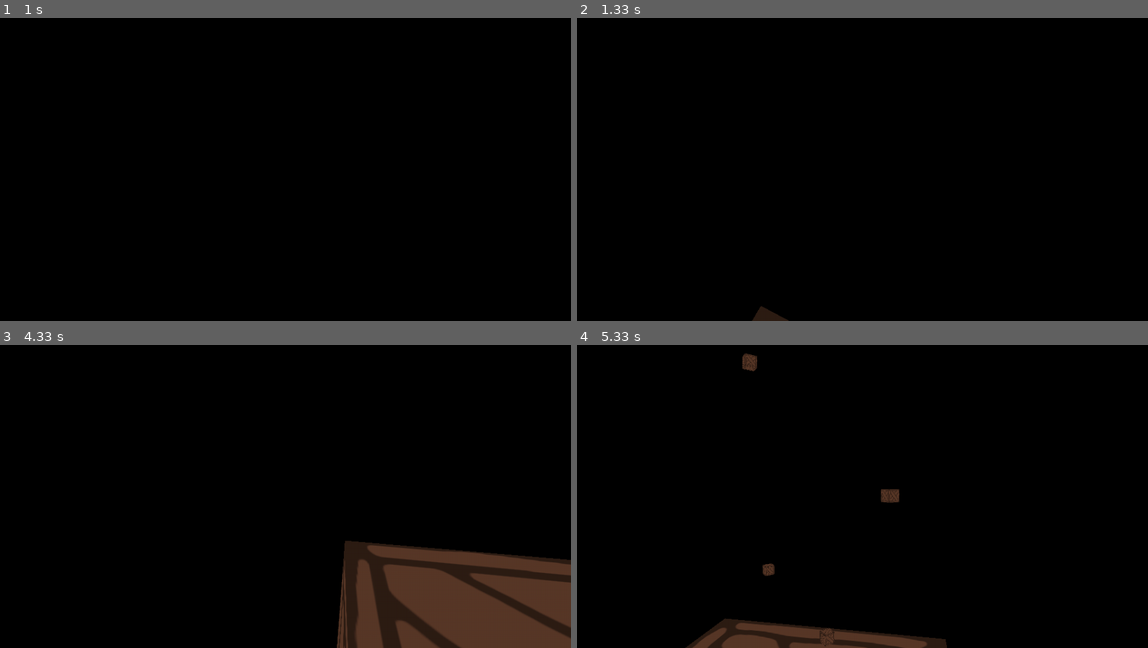
Above: before the commit, frames 1-4 (two rows, left to right).
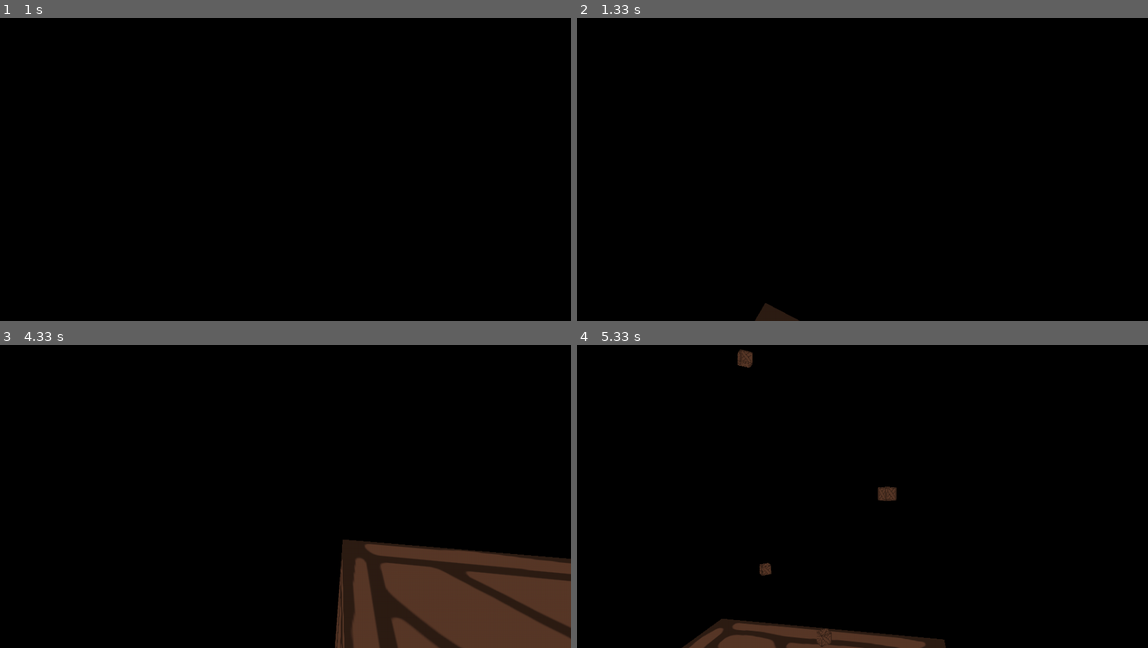
Above: after the commit, the same moments.

Repository: Werxzy/boxlet
Game: pygame game, started from examples/opengl_example/main.py
The game is run twice, just before and just after one commit, with the same random seed, the same clock (stepped at 60 frames per second) and the same inputs.
Inputs (mouse positions are in pixels of both pictures, inside the frame that each line leads up to):
- Up to frame 1 (1 s): tap T at 0.33 s; hold D from 0.67 s (still down); move the mouse to (468, 151) at 0.7 s
- Up to frame 2 (1.33 s): release D at 1.13 s; click (919, 230) at 1.22 s
- Up to frame 3 (4.33 s): hold W 1.5-1.8 s; move the mouse to (108, 438) at 1.53 s; tap E at 1.65 s; hold D 1.83-2.3 s; move the mouse to (371, 375) at 1.87 s; click (502, 608) at 4.12 s
- Up to frame 4 (5.33 s): hold W 4.4-5.03 s; click (771, 381) at 4.48 s; hold S from 5.07 s (still down); click (1062, 572) at 5.15 s

Frame 1 is identical in both runs. In frame 2, 0.1% of the frame differs, in the area x 30-39%, y 94-100%; in frame 3, 1.2%, in the area x 58-100%, y 64-100%; in frame 4, 0.7%.

Commit message:
Renamed screen_size to display_size in manager. Added vsync and frame rate options to the manager Added vsync to the opengl example.

Diff:
--- a/boxlet/manager.py
+++ b/boxlet/manager.py
@@ -11,27 +11,31 @@
 
 		# settings TODO : windowed vs fullscreen
 
-		self.screen_size = np.array([int(i) for i in environ.get('BOXLET_RESOLUTION', '960,540').split(',')])
+		self.display_size = np.array([int(i) for i in environ.get('BOXLET_RESOLUTION', '960,540').split(',')])
 
 		self.render_mode = environ.get('BOXLET_RENDER_MODE', 'sdl2')
 		if self.render_mode == 'sdl2':
+			self.vsync = 0
 			self.screen_pos = np.zeros(2)
-			self.display = pygame.display.set_mode(self.screen_size, flags = pygame.DOUBLEBUF)
+			self.display = pygame.display.set_mode(self.display_size, flags = pygame.DOUBLEBUF)
 
 			self.fill_color = environ.get('BOXLET_FILL_COLOR', 'black')
 			if self.fill_color.count(',') > 0: # instead create a list
 				self.fill_color = [int(c) for c in self.fill_color.split(',')]
 
 			self.pixel_scale = int(environ.get('BOXLET_PIXEL_SCALE', '1'))
+			self.screen_size = np.round(self.display_size / self.pixel_scale)
 			if self.pixel_scale > 1:
-				self.pixel_display = pygame.surface.Surface(round(self.screen_size / self.pixel_scale))
+				self.screen = pygame.surface.Surface(self.screen_size)
 
 		elif self.render_mode == 'opengl':
+			self.vsync = int(environ.get('BOXLET_OPENGL_VSYNC', '1'))
+
 			if environ.get('BOXLET_SKIP_GL_CONTEXT_SETUP', '0') == '0':
 				pygame.display.gl_set_attribute(pygame.GL_CONTEXT_MAJOR_VERSION, int(environ.get('BOXLET_GL_CONTEXT_MAJOR_VERSION', '3')))
 				pygame.display.gl_set_attribute(pygame.GL_CONTEXT_MINOR_VERSION, int(environ.get('BOXLET_GL_CONTEXT_MINOR_VERSION', '3')))
 				pygame.display.gl_set_attribute(pygame.GL_CONTEXT_PROFILE_MASK, pygame.GL_CONTEXT_PROFILE_CORE)
-			self.display = pygame.display.set_mode(self.screen_size, flags = pygame.OPENGL | pygame.DOUBLEBUF)
+			self.display = pygame.display.set_mode(self.display_size, flags = pygame.OPENGL | pygame.DOUBLEBUF, vsync = self.vsync)
 
 		else:
 			raise Exception('Unrecognized render mode.')
@@ -41,7 +45,7 @@
 
 		self.clock = pygame.time.Clock()
 
-		self.fps = 100 # frames per second, may get replaced by turning on vsync
+		self.fps = int(environ.get('BOXLET_FRAME_RATE', '120')) # frames per second, may get replaced by turning on vsync
 		self.ups = int(environ.get('BOXLET_UPDATE_RATE', '60')) # fixed updates per second
 		self.fixed_delta_time = 1 / self.ups # time passed for fixed update
 		self.delta_time = 0.0 # time passed for vary update
@@ -110,7 +114,8 @@
 
 			self.render()
 
-			self.clock.tick_busy_loop(self.fps)
+			if not self.vsync:
+				self.clock.tick_busy_loop(self.fps)
 
 	def render(self):
 		if self.render_mode == 'sdl2':
--- a/boxlet/opengl/camera_3d.py
+++ b/boxlet/opengl/camera_3d.py
@@ -122,7 +122,7 @@
 	def get_mouse_ray(self, pos):
 		'Returns the ray of the given mouse coordinate from screen space to world space.\n\nreturns (pos, direction)'
 
-		coord = pos / manager.screen_size * 2 - 1
+		coord = pos / manager.display_size * 2 - 1
 
 		if self.proj_type_perspective:
 			ray_eye = np.matmul(self.inv_proj_matrix, np.array([coord[0],-coord[1],-1,1]))
--- a/boxlet/opengl/camera_controller.py
+++ b/boxlet/opengl/camera_controller.py
@@ -11,7 +11,7 @@
 
 	def vary_update(self):
 		if self.mouse_is_locked:
-			pygame.mouse.set_pos(manager.screen_size * 0.5)
+			pygame.mouse.set_pos(manager.display_size * 0.5)
 
 		b = pygame.key.get_pressed()
 		mov = np.zeros(3, float)
--- a/boxlet/opengl/render_steps.py
+++ b/boxlet/opengl/render_steps.py
@@ -57,8 +57,8 @@
 		glClear(GL_COLOR_BUFFER_BIT|GL_DEPTH_BUFFER_BIT|GL_STENCIL_BUFFER_BIT)
 
 	def get_size(self):
-		return [self.size_settings[0] or round(self.size_settings[2] * manager.screen_size[0]),
-				self.size_settings[1] or round(self.size_settings[3] * manager.screen_size[1])]
+		return [self.size_settings[0] or round(self.size_settings[2] * manager.display_size[0]),
+				self.size_settings[1] or round(self.size_settings[3] * manager.display_size[1])]
 
 
 class ApplyShaderToFrame(Renderer):
@@ -102,7 +102,7 @@
 		self.shader = shader or self.default_shader
 
 	def render(self):
-		self.viewport(0, 0, *manager.screen_size)
+		self.viewport(0, 0, *manager.display_size)
 
 		glBindFramebuffer(GL_FRAMEBUFFER, self.to_frame)
 		glDisable(GL_DEPTH_TEST)
@@ -148,7 +148,7 @@
 		self.to_frame = to_frame
 
 	def render(self):
-		self.viewport(0, 0, *manager.screen_size)
+		self.viewport(0, 0, *manager.display_size)
 
 		glBindFramebuffer(GL_FRAMEBUFFER, self.to_frame)
 		glDisable(GL_DEPTH_TEST)
--- a/boxlet/opengl/sprite_instanced_renderer.py
+++ b/boxlet/opengl/sprite_instanced_renderer.py
@@ -103,7 +103,7 @@
 		cs, cp, ts = (SpriteInstancedRenderer.shader.uniforms[u] for u in ['cameraSize', 'cameraPos', 'texSize'])
 
 		# apply camera values
-		glUniform2fv(cs, 1, manager.screen_size * 0.5)
+		glUniform2fv(cs, 1, manager.display_size * 0.5)
 		glUniform2fv(cp, 1, manager.screen_pos)
 
 		glBindVertexArray(SpriteInstancedRenderer.vao)
--- a/boxlet/opengl/sprite_renderer.py
+++ b/boxlet/opengl/sprite_renderer.py
@@ -75,7 +75,7 @@
 		cs, cp, ts, tp = (SpriteRenderer.shader.uniforms[u] for u in ['cameraSize', 'cameraPos', 'texSize', 'texPos'])
 
 		# apply camera values
-		glUniform2fv(cs, 1, manager.screen_size * 0.5)
+		glUniform2fv(cs, 1, manager.display_size * 0.5)
 		glUniform2fv(cp, 1, manager.screen_pos)
 
 		glBindVertexArray(SpriteRenderer.vao)
--- a/examples/opengl_example/main.py
+++ b/examples/opengl_example/main.py
@@ -1,5 +1,6 @@
 import os
 os.environ['BOXLET_RENDER_MODE'] = 'opengl'
+os.environ['BOXLET_OPENGL_VSYNC'] = '1'
 
 from boxlet import *
 import random
